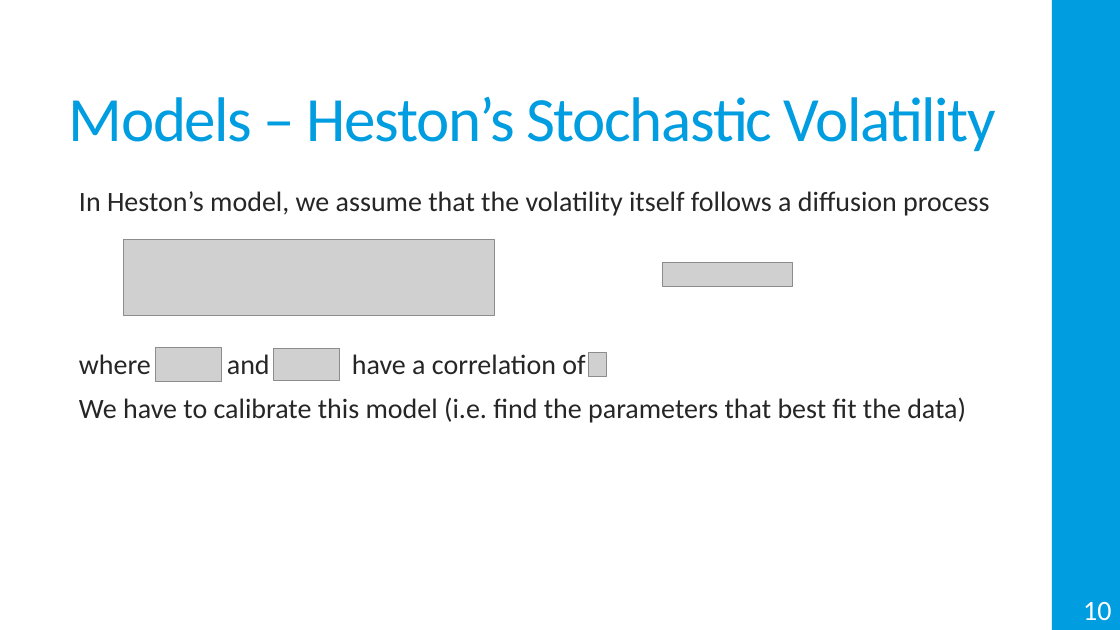
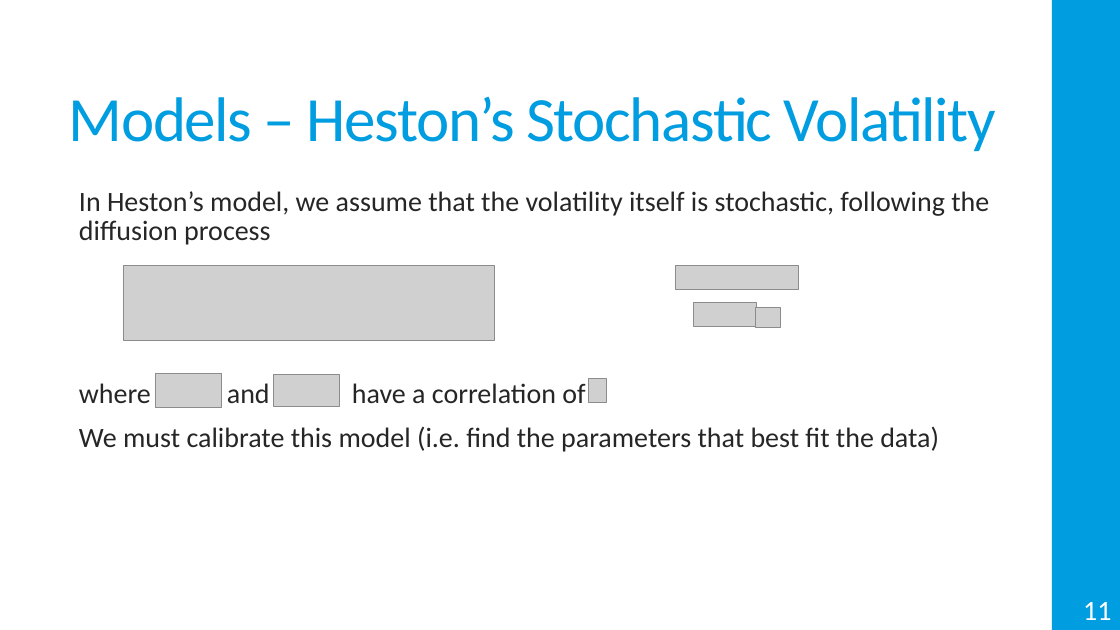
Before and after one commit to Miguel-Ribeiro-IST/Thesis, a slide deck: slide 12 of Presentation.pptx (slide 11 before the commit). Drawn at 1120x630 pixels with LibreOffice and Linux fonts; fonts in the diff are those of the drawing; grey boxes stand for pictures; background and template pictures are left out. Boxes give left, top, right and bottom in pixels: in the first picture for what was removed or moved away, otherwise in the second. Text is boxed around its words. In the diff, an @@ line names an element or a change of style, - is before the commit and + after.

```diff
--- a/Presentation.pptx
+++ b/Presentation.pptx
@@ text at [79, 191, 989, 245]: text changed @@
-  In Heston’s model, we assume that the volatility itself follows a diffusion process
+  In Heston’s model, we assume that the volatility itself is stochastic, following the diffusion process
@@ picture: place and size @@
-picture at [663, 263, 792, 287]
+picture at [676, 266, 799, 290]
@@ picture added at [694, 302, 757, 327] @@
@@ picture added at [756, 308, 781, 328] @@
@@ 4 pictures: place and size @@
-4 pictures at [124, 239, 607, 381]
+4 pictures at [124, 266, 607, 408]
@@ text at [79, 426, 939, 452]: text changed @@
-  We have to calibrate this model (i.e. find the parameters that best fit the data)
+  We must calibrate this model (i.e. find the parameters that best fit the data)
@@ page number at [1083, 602, 1111, 620]: text changed @@
-10
+11
```
Also in this commit, not shown: 11 other slides changed, 14 slides added, 5 other files.
